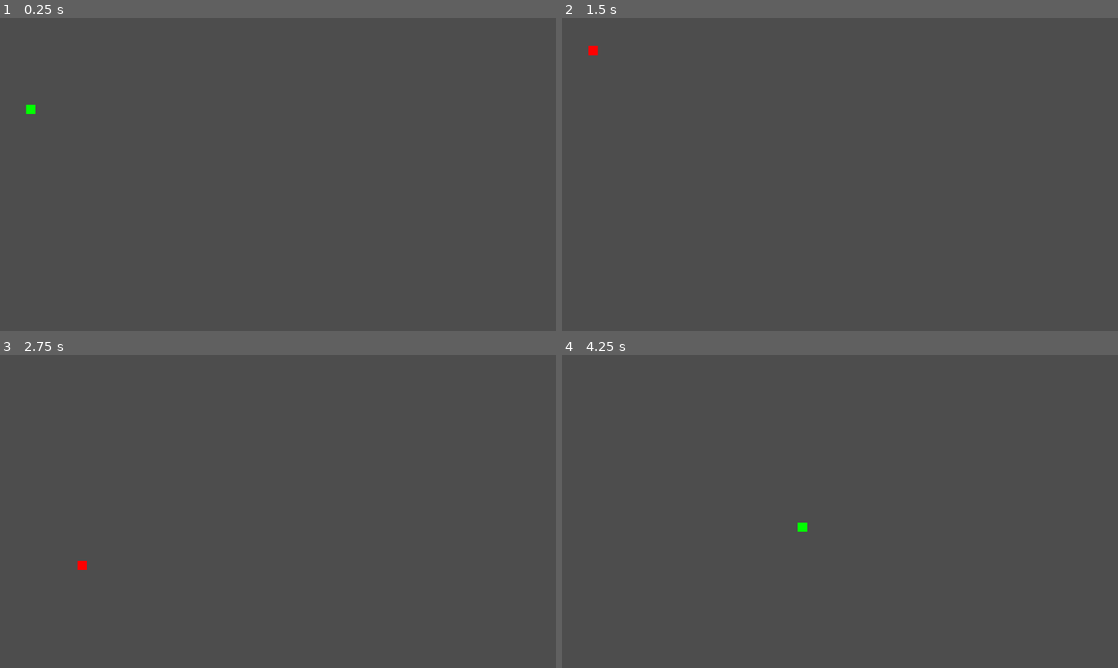
Above: before the commit, frames 1-4 (two rows, left to right).
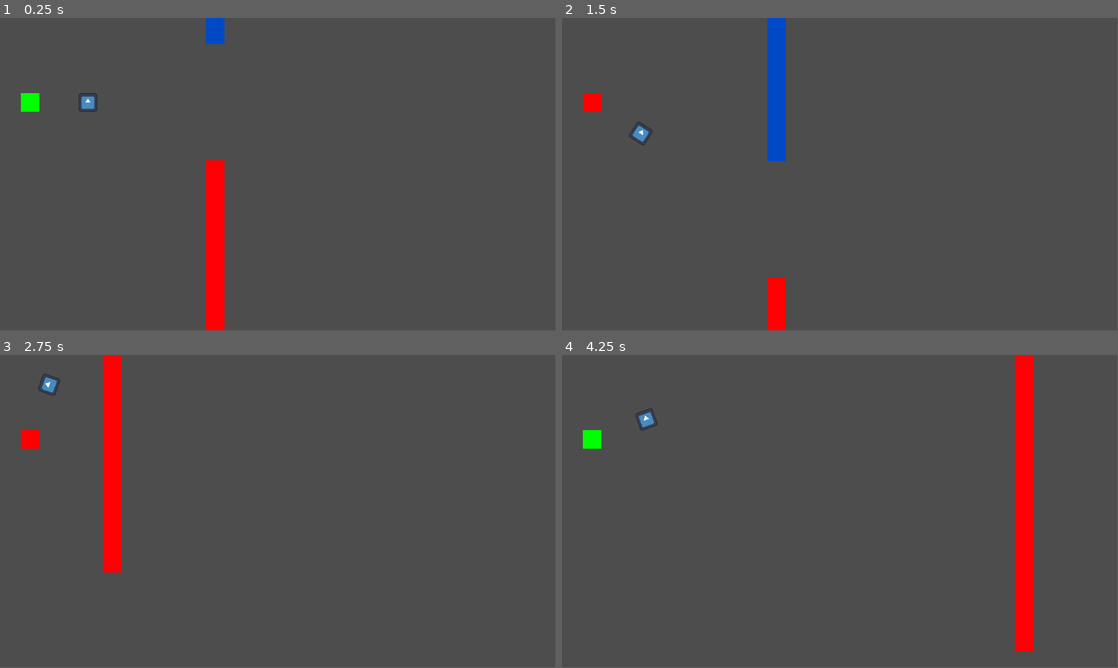
Above: after the commit, the same moments.

Repository: billbobphil/one-bit-jam-3
Game: Godot game, scene res://demo/demo.tscn
Same seed, same stepped clock (60 frames per second), same inputs: the game is played once before the commit and once after it. This scene is started directly instead of the project's main scene. The engine's default icon, where the game draws it, is replaced by a stand-in: a white triangle on a blue panel in a dark square.
Inputs:
- Up to frame 1 (0.25 s): no input
- Up to frame 2 (1.5 s): tap Enter at 0.5 s; tap Space (toggle) at 0.6, 1.35 s
- Up to frame 3 (2.75 s): tap Space (toggle) at 2.1 s
- Up to frame 4 (4.25 s): tap Space (toggle) at 2.85, 3.6 s
The window is 800x450 before the commit and 799x449 after it. Grey fills any space a smaller window leaves; there, only what the larger window draws over its background counts as a difference.

The runs differ from the first frame. In frame 1, 2.4% of the frame differs, in the area x 3-41%, y 0-100%; in frame 2, 2.5%; in frame 3, 2.7%; in frame 4, 3.7%, in the area x 3-85%, y 0-95%.

Commit message:
Added an arrow component that points towards the next gate. Added a gate scene that can be placed and has a specified size gap

Diff:
--- a/demo/demo.tscn
+++ b/demo/demo.tscn
@@ -1,9 +1,20 @@
-[gd_scene load_steps=2 format=3 uid="uid://cvm7reniegp2a"]
+[gd_scene load_steps=3 format=3 uid="uid://cvm7reniegp2a"]
 
 [ext_resource type="PackedScene" uid="uid://qd3wuwsi0dt4" path="res://player/player.tscn" id="1_cude8"]
+[ext_resource type="PackedScene" uid="uid://6y8jacdto4jo" path="res://gate/gate.tscn" id="2_h5rbi"]
 
 [node name="Demo" type="Node2D"]
 
 [node name="Player" parent="." instance=ExtResource("1_cude8")]
 position = Vector2(106, 315)
 fallSpeedHorizontalFallOff = 5
+
+[node name="Gates" type="Node2D" parent="."]
+
+[node name="Gate" parent="Gates" instance=ExtResource("2_h5rbi")]
+position = Vector2(426, 315)
+distanceApart = 100
+
+[node name="Gate2" parent="Gates" instance=ExtResource("2_h5rbi")]
+position = Vector2(1577, 320)
+distanceApart = 100
--- /dev/null
+++ b/gate/Gate.gd
@@ -0,0 +1,11 @@
+extends Node2D
+
+@export var distanceApart = 0;
+@onready var bottomGate : Sprite2D = $BottomGate;
+@onready var topGate : Sprite2D = $TopGate;
+
+
+# Called when the node enters the scene tree for the first time.
+func _ready():
+	bottomGate.position.y += distanceApart;
+	topGate.position.y -= distanceApart;
--- /dev/null
+++ b/gate/gate.tscn
@@ -0,0 +1,28 @@
+[gd_scene load_steps=4 format=3 uid="uid://6y8jacdto4jo"]
+
+[ext_resource type="Texture2D" uid="uid://culfccb7bqw0f" path="res://temp/32x32-cube.png" id="1_fc4jt"]
+[ext_resource type="Script" path="res://gate/Gate.gd" id="1_nr4qj"]
+
+[sub_resource type="CircleShape2D" id="CircleShape2D_wp6so"]
+radius = 29.6142
+
+[node name="Gate" type="Node2D" groups=["gates"]]
+script = ExtResource("1_nr4qj")
+
+[node name="TopGate" type="Sprite2D" parent="."]
+modulate = Color(0, 0.286275, 0.776471, 1)
+position = Vector2(0, -271)
+scale = Vector2(1, 16.9063)
+texture = ExtResource("1_fc4jt")
+
+[node name="BottomGate" type="Sprite2D" parent="."]
+modulate = Color(1, 0, 0.0156863, 1)
+position = Vector2(0, 270.5)
+scale = Vector2(1, 16.9063)
+texture = ExtResource("1_fc4jt")
+
+[node name="GateCenter" type="Node2D" parent="."]
+
+[node name="CollisionShape2D" type="CollisionShape2D" parent="GateCenter"]
+shape = SubResource("CircleShape2D_wp6so")
+debug_color = Color(0.596078, 0.545098, 0, 0.419608)
--- /dev/null
+++ b/player/Arrow.gd
@@ -0,0 +1,54 @@
+extends Sprite2D
+
+@export var objectToOrbit : Node2D;
+@export var orbitDistance = 10;
+var nearestGate = null;
+
+func _ready():
+	pass # Replace with function body.
+
+
+func _process(_delta):
+
+	var gates = get_tree().get_nodes_in_group("gates");
+
+	var gatesToTheRight = [];
+	for gate in gates:
+		var gatePosition = gate.get_node("GateCenter").global_position;
+
+		if((gatePosition - global_position).normalized().x > 0):
+			gatesToTheRight.append(gate);
+
+	if(gatesToTheRight.size() > 0):
+		nearestGate  = gates[0];
+
+		for gate in gatesToTheRight:
+			var gatePosition = gate.get_node("GateCenter").global_position;
+			var nearestGatePosition = nearestGate.get_node("GateCenter").global_position;
+
+			#gate marked as nearest is now on the left
+			if((nearestGatePosition - global_position).normalized().x < 0):
+				nearestGate = gate;
+
+			if(gatePosition.distance_to(global_position) < nearestGatePosition.distance_to(global_position)):
+					nearestGate = gate;
+	else:
+		nearestGate = null;
+
+	if(nearestGate != null):
+		# look_at(nearestGate.get_node("GateCenter").global_position);
+		pointAtTarget(nearestGate.get_node("GateCenter").global_position, objectToOrbit.global_position);
+		self_modulate.a = 1;
+	else:
+		self_modulate.a = 0;
+
+
+func pointAtTarget(targetPosition, objectToOrbitPosition):
+	var direction = (targetPosition - objectToOrbitPosition);
+	var angleInRadians = atan2(direction.x, direction.y);
+
+	var newX = orbitDistance * sin(angleInRadians);
+	var newY = orbitDistance * cos(angleInRadians);
+
+	position = Vector2(newX, newY);
+	look_at(targetPosition);
--- a/player/Player.gd
+++ b/player/Player.gd
@@ -54,11 +54,11 @@
 # Called every frame. 'delta' is the elapsed time since the previous frame.
 func _process(delta):
 
+	#order of operations here is critically important!
+
 	if(wentToSlow):
-		print('too slow')
 		position += Vector2(crashHorizontalSpeed, crashVerticalSpeed) * delta;
 	elif(shouldFall):
-		print('falling');
 		if(!shouldLevelOut && Input.is_action_just_pressed("toggle")):
 			print('trigger level out');
 			shouldLevelOut = true;
@@ -107,7 +107,6 @@
 		position += Vector2(currentHorizontalFallSpeed, currentVerticalFallSpeed) * delta;
 
 	if(isRising):
-		print('rising');
 		position += Vector2(0, -riseSpeed) * delta;
 
 	if(isRising && Input.is_action_just_pressed("toggle")):
@@ -121,7 +120,6 @@
 
 	if(canRise && !isRising && Input.is_action_just_pressed("toggle")):
 		print('trigger rising')
-		# position += Vector2(0, -riseSpeed) * delta;
 		isRising = true;
 		hasLeftGround = true;
 		shouldFall = false;
--- a/player/player.tscn
+++ b/player/player.tscn
@@ -1,7 +1,9 @@
-[gd_scene load_steps=4 format=3 uid="uid://qd3wuwsi0dt4"]
+[gd_scene load_steps=6 format=3 uid="uid://qd3wuwsi0dt4"]
 
 [ext_resource type="Script" path="res://player/Player.gd" id="1_q4ui6"]
 [ext_resource type="Texture2D" uid="uid://culfccb7bqw0f" path="res://temp/32x32-cube.png" id="2_r2ibt"]
+[ext_resource type="Texture2D" uid="uid://bxbqf4i3furge" path="res://icon.svg" id="3_1x87b"]
+[ext_resource type="Script" path="res://player/Arrow.gd" id="4_hcw0k"]
 
 [sub_resource type="RectangleShape2D" id="RectangleShape2D_o4dgd"]
 size = Vector2(32, 32)
@@ -16,3 +18,14 @@
 
 [node name="CollisionShape2D" type="CollisionShape2D" parent="Area2D"]
 shape = SubResource("RectangleShape2D_o4dgd")
+
+[node name="Camera2D" type="Camera2D" parent="."]
+position = Vector2(428, 124)
+
+[node name="Arrow" type="Sprite2D" parent="." node_paths=PackedStringArray("objectToOrbit")]
+position = Vector2(53, -1.90735e-06)
+scale = Vector2(0.248047, 0.248047)
+texture = ExtResource("3_1x87b")
+script = ExtResource("4_hcw0k")
+objectToOrbit = NodePath("..")
+orbitDistance = 100
--- a/project.godot
+++ b/project.godot
@@ -17,9 +17,8 @@
 
 [display]
 
-window/size/viewport_width=1920
-window/size/viewport_height=1080
-window/stretch/mode="viewport"
+window/size/viewport_width=960
+window/size/viewport_height=540
 
 [input]
 
